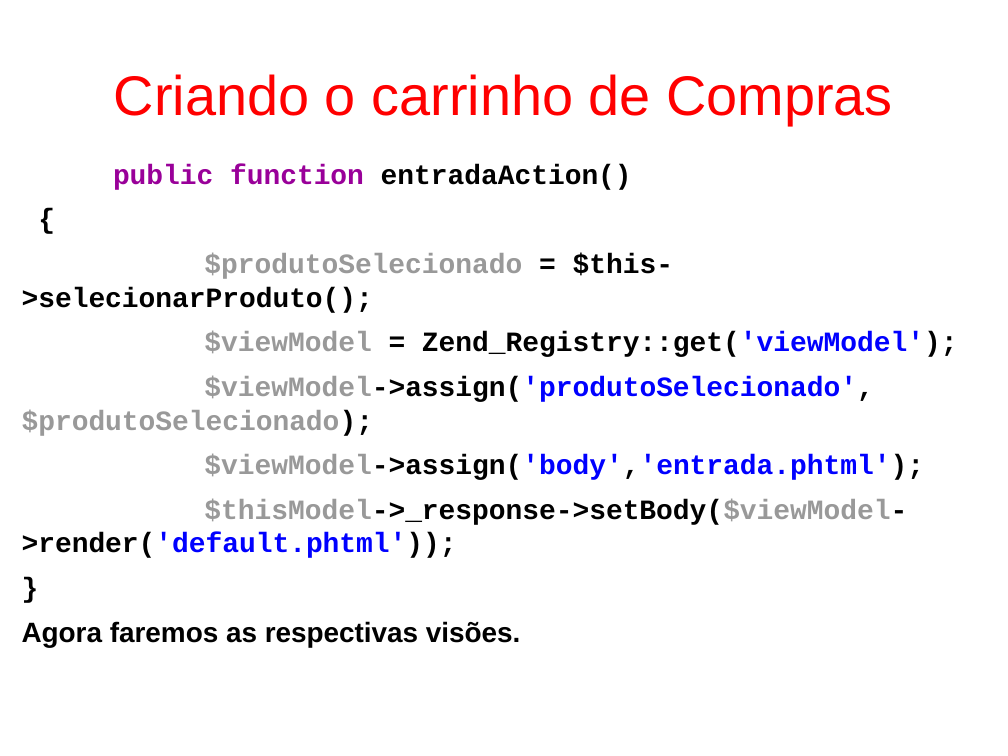
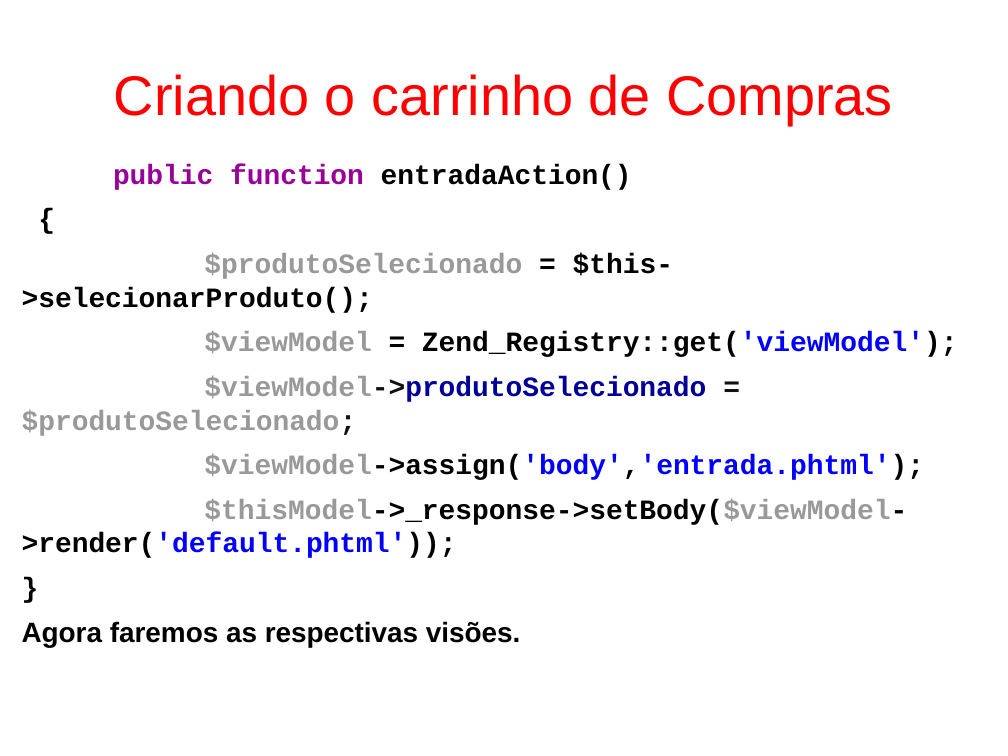
Before and after one commit to fgsl/lojasacme, a slide deck: slide 152 of docs/tutorial.odp. Drawn at 1008x756 pixels with LibreOffice and Linux fonts; fonts in the diff are those of the drawing. Boxes give left, top, right and bottom in pixels: in the first picture for what was removed or moved away, otherwise in the second. Text is boxed around its words. In the diff, an @@ line names an element or a change of style, - is before the commit and + after.

Commit message:
Substituir o método assign pela atribuição direta #22

```diff
--- a/docs/tutorial.odp
+++ b/docs/tutorial.odp
@@ text at (x1=22, y1=376, x2=706, y2=436): text changed @@
-$viewModel->assign('produtoSelecionado',$produtoSelecionado);
+$viewModel->produtoSelecionado = $produtoSelecionado;
```
Also in this commit, not shown: 2 other slides changed, 1 other file.
